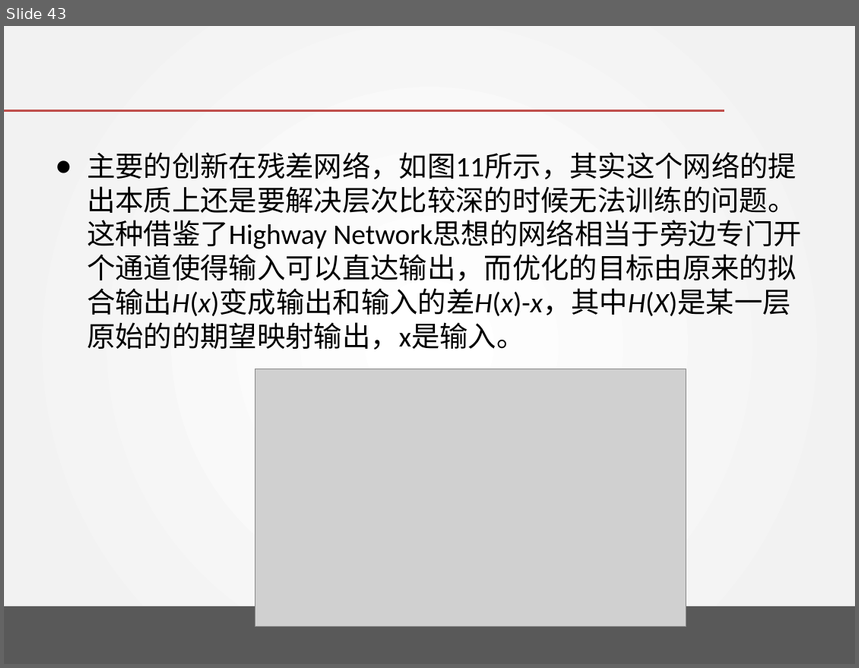
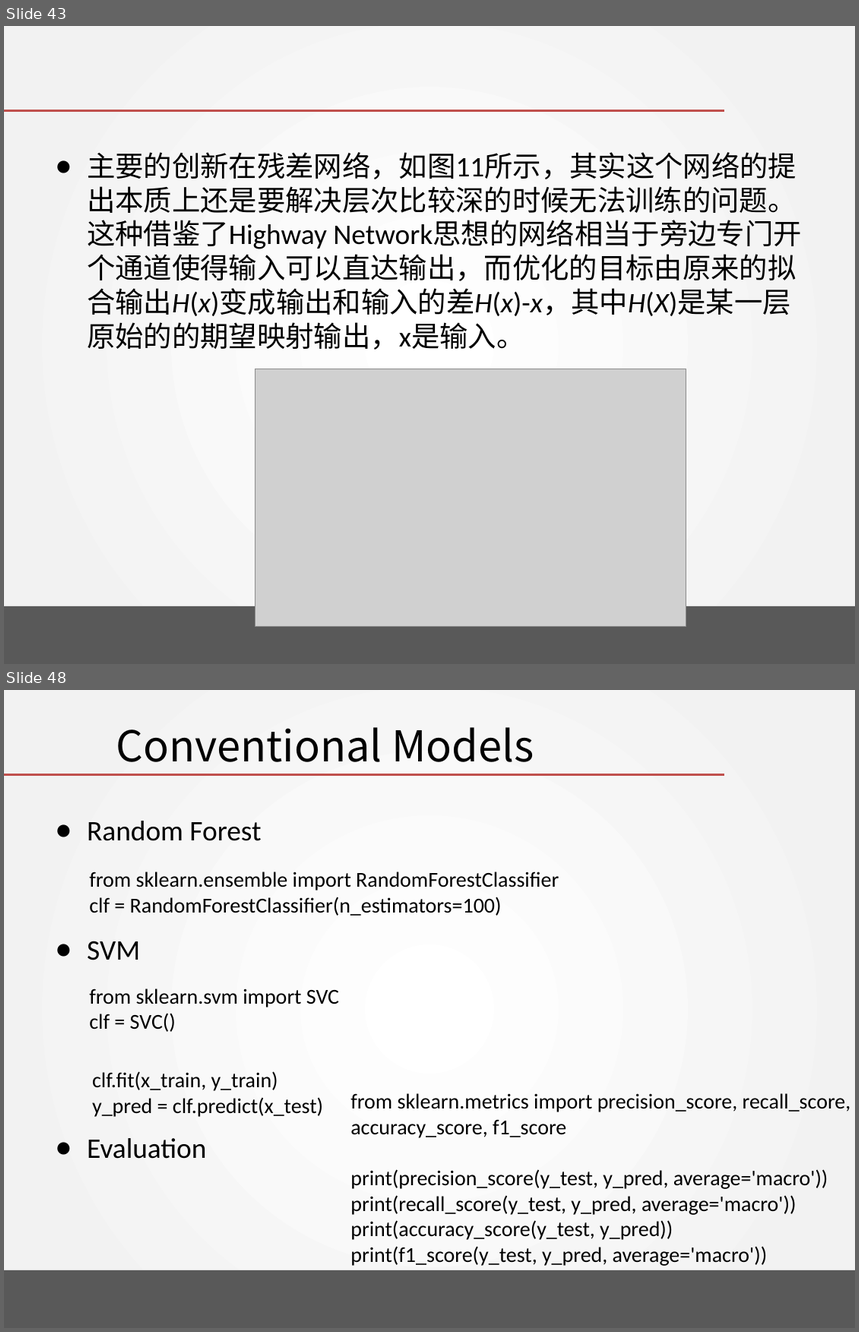
Before and after one commit to DavidPeng11/Artificial_Intelligence_2018, a slide deck: chapter 12 - Convolutional Neural Networks/Convolutional Neural Networks.pptx. Shown one above the other, each under a label of ours: slide 43 before the commit, slides 43 and 48 after it; the slides between them are not shown. The pictures are 859x668 and 859x1332 pixels, drawn with LibreOffice and Linux fonts; fonts in the diff are those of the drawing; grey boxes stand for pictures; background and template pictures are left out. Boxes give left, top, right and bottom in pixels: in the first picture for what was removed or moved away, otherwise in the second. Text is boxed around its words. In the diff, an @@ line names an element or a change of style, - is before the commit and + after.

```diff
--- a/chapter 12 - Convolutional Neural Networks/Convolutional Neural Networks.pptx
+++ b/chapter 12 - Convolutional Neural Networks/Convolutional Neural Networks.pptx
@@ slide 48 added at (4, 690, 855, 1328), background gradient #FFFFFF to #F2F2F2; not listed: 2 template elements that a slide beside it also shows @@
@@ title added at (116, 727, 534, 762), 36 pt, text #000000 @@
+Conventional Models
@@ text added at (87, 821, 261, 1159), 24 pt, text #000000 @@
+● Random Forest
+● SVM
+● Evaluation
@@ text added at (89, 872, 559, 916), 18 pt, text #000000 @@
+from sklearn.ensemble import RandomForestClassifier
+clf = RandomForestClassifier(n_estimators=100)
@@ text added at (89, 989, 339, 1032), 18 pt, text #000000 @@
+from sklearn.svm import SVC
+clf = SVC()
@@ text added at (92, 1072, 323, 1117), 18 pt, text #000000 @@
+clf.fit(x_train, y_train)
+y_pred = clf.predict(x_test)
@@ text added at (351, 1094, 851, 1266), 18 pt, text #000000 @@
+from sklearn.metrics import precision_score, recall_score, accuracy_score, f1_score
+print(precision_score(y_test, y_pred, average='macro'))
+print(recall_score(y_test, y_pred, average='macro'))
+print(accuracy_score(y_test, y_pred))
+print(f1_score(y_test, y_pred, average='macro'))
```
Also in this commit, not shown: 16 other slides added, 2 other files.
